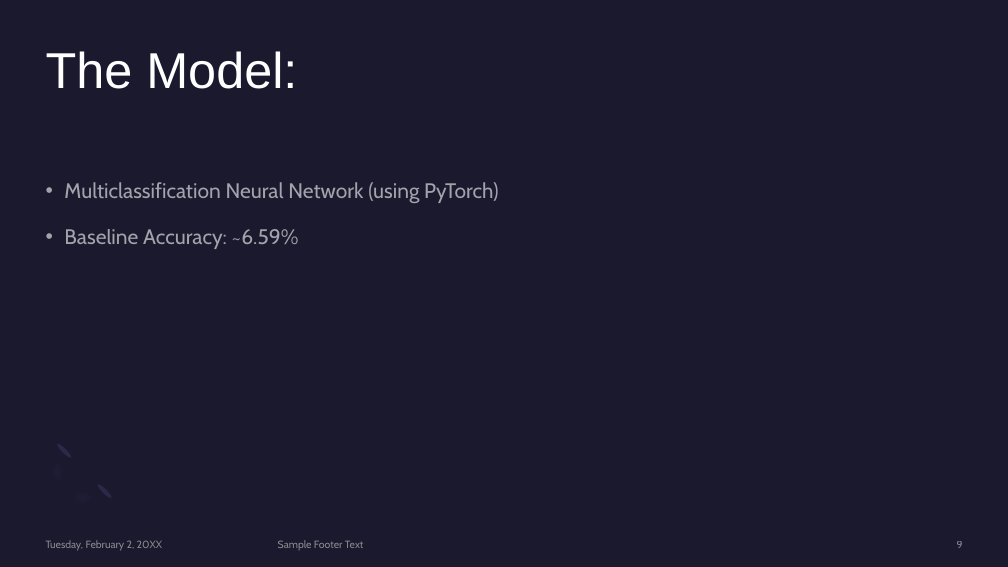
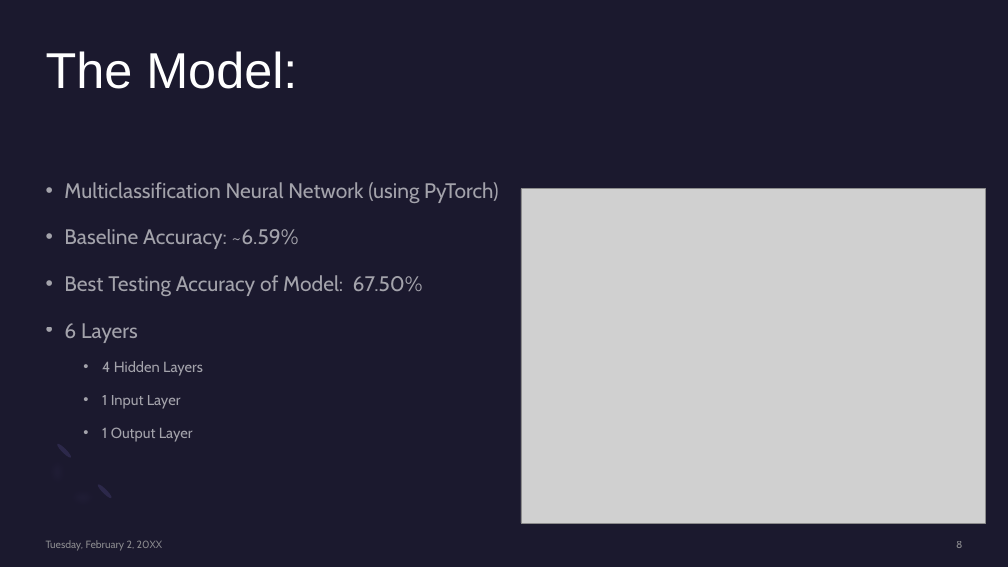
Before and after one commit to mbermont/Spotify_Project, a slide deck: slide 8 of docs/Utilizing Neural Networks To Categorize Songs.pptm (slide 9 before the commit). Drawn at 1008x567 pixels with LibreOffice and Linux fonts; fonts in the diff are those of the drawing; grey boxes stand for pictures. Boxes give left, top, right and bottom in pixels: in the first picture for what was removed or moved away, otherwise in the second. Text is boxed around its words. In the diff, an @@ line names an element or a change of style, - is before the commit and + after.

```diff
--- a/docs/Utilizing Neural Networks To Categorize Songs.pptm
+++ b/docs/Utilizing Neural Networks To Categorize Songs.pptm
@@ picture added at (x1=521, y1=189, x2=985, y2=523) @@
@@ text at (x1=64, y1=275, x2=423, y2=442): paragraphs added @@
+• Best Testing Accuracy of Model: 67.50%
+• 6 Layers
+  • 4 Hidden Layers
+  • 1 Input Layer
+  • 1 Output Layer
@@ text removed at (x1=278, y1=540, x2=364, y2=550) @@
-Sample Footer Text
```
Also in this commit, not shown: 6 other slides changed, 3 slides removed, 10 other files.
